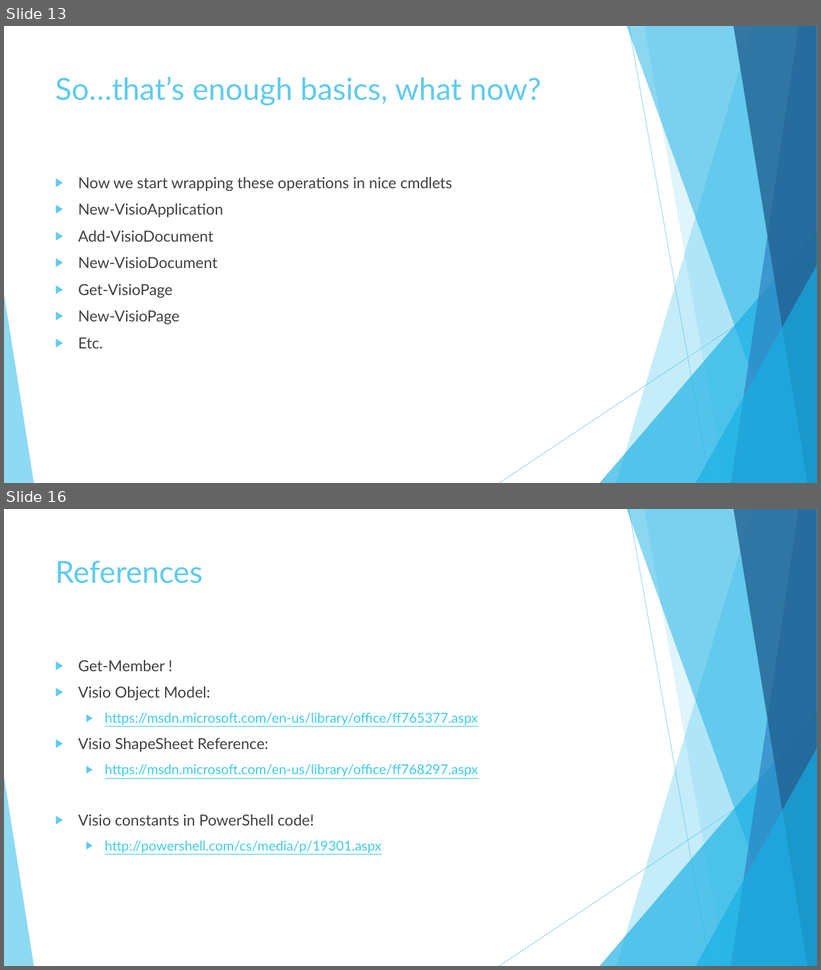
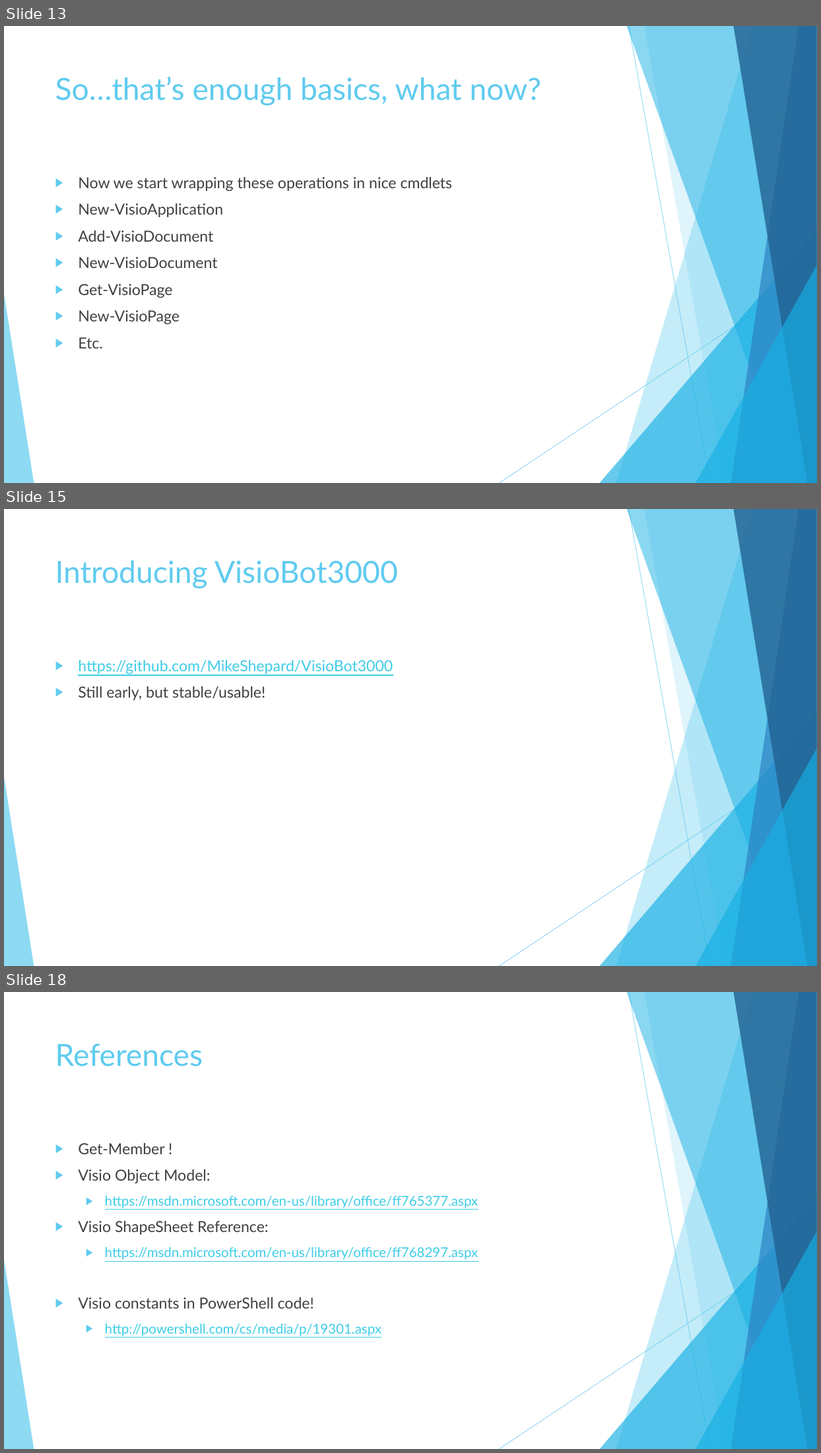
Before and after one commit to Thamielis/VisioBot3000, a slide deck: PowerShell And Visio.pptx. Shown one above the other, each under a label of ours: slides 13 and 16 before the commit, slides 13, 15 and 18 after it; the slides between them are not shown. The pictures are 821x970 and 821x1453 pixels, drawn with LibreOffice and Linux fonts; fonts in the diff are those of the drawing. Boxes give left, top, right and bottom in pixels: in the first picture for what was removed or moved away, otherwise in the second. Text is boxed around its words. In the diff, an @@ line names an element or a change of style, - is before the commit and + after.

```diff
--- a/PowerShell And Visio.pptx
+++ b/PowerShell And Visio.pptx
@@ slide 15 added at <box>4,509,817,966</box>, background #FFFFFF; not listed: 10 template elements that a slide beside it also shows @@
@@ title added at <box>55,560,398,589</box>, 36 pt, text #5FCBEF @@
+Introducing VisioBot3000
@@ text added at <box>78,660,393,700</box>, 18 pt, text #3FCDE7, underline @@
+▶ https://github.com/MikeShepard/VisioBot3000
+▶ Still early, but stable/usable!
@@ what was slide 16 is now slide 18 @@
```
Also in this commit, not shown: 3 slides changed, 1 other slide added.
